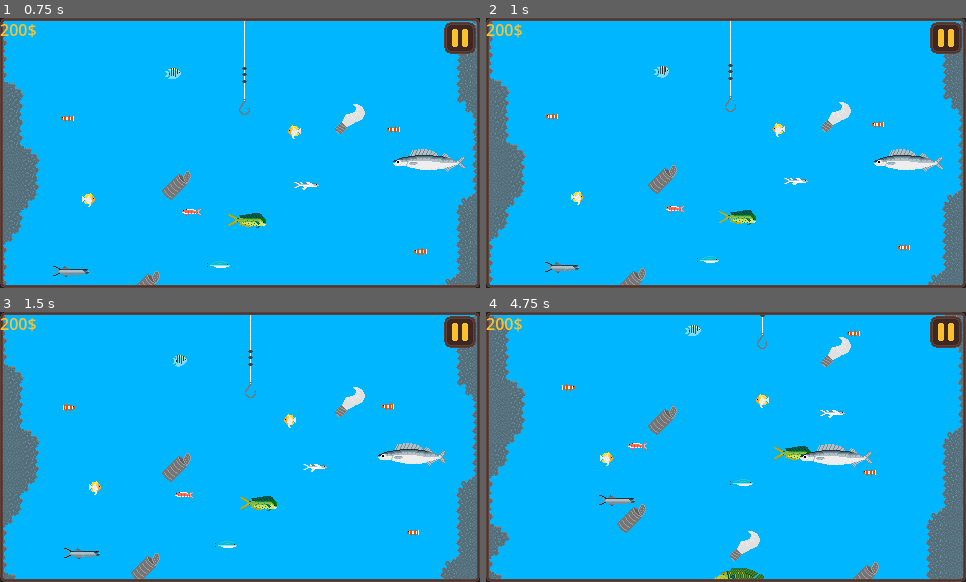
Above: before the commit, frames 1-4 (two rows, left to right).
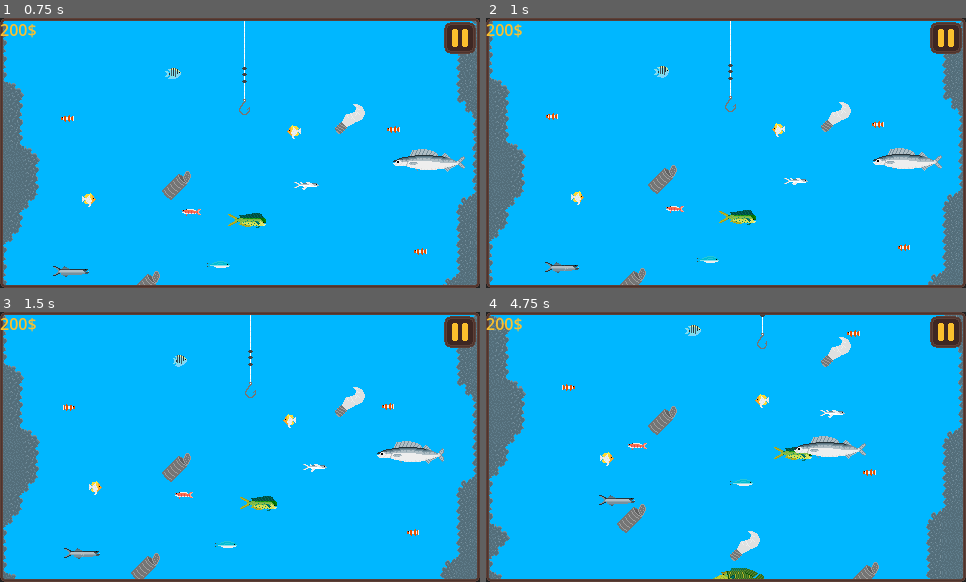
Above: after the commit, the same moments.

Repository: RaddiZeCat/HookLineAndSinkerGodot
Game: Godot game, scene res://Maps/main_menu.tscn
Same seed, same stepped clock (60 frames per second), same inputs: the game is played once before the commit and once after it.
Inputs (mouse positions are in pixels of both pictures, inside the frame that each line leads up to):
- Up to frame 1 (0.75 s): click "Play" at 0.5 s
- Up to frame 2 (1 s): no input
- Up to frame 3 (1.5 s): move the mouse to (345, 433) at 1.27 s; press the mouse at (345, 433) at 1.28 s; hold D (move_right) from 1.28 s (still down)
- Up to frame 4 (4.75 s): move the mouse to (630, 460) at 2.02 s; release D (move_right) at 2.03 s; release the mouse at (630, 460) at 2.03 s; hold S (move_down) 2.03-2.78 s; click (630, 460) at 2.1 s; move the mouse to (774, 387) at 2.77 s; press the mouse at (774, 387) at 2.78 s; hold D (move_right) 2.78-3.53 s; move the mouse to (702, 501) at 3.52 s; release the mouse at (702, 501) at 3.53 s; hold W (move_up) 3.53-4.28 s; click (702, 501) at 3.6 s; move the mouse to (870, 487) at 4.27 s; press the mouse at (870, 487) at 4.28 s; hold A (move_left) from 4.28 s (still down)

Frame 1 is identical in both runs. In frame 2, 0.4% of the frame differs, in the area x 80-96%, y 48-58%; in frame 3, 0.6%; in frame 4, 1.1%, in the area x 64-81%, y 45-58%.

Commit message:
Readjustments

Diff:
--- a/Maps/game_over_menu.tscn
+++ b/Maps/game_over_menu.tscn
@@ -100,6 +100,7 @@
 
 [node name="AudioStreamPlayer" type="AudioStreamPlayer" parent="."]
 stream = ExtResource("2_o8gw3")
+volume_db = -11.291
 autoplay = true
 
 [node name="AudioStreamPlayer2" type="AudioStreamPlayer" parent="."]
--- a/Maps/ocean_scene.tscn
+++ b/Maps/ocean_scene.tscn
@@ -383,7 +383,7 @@
 
 [sub_resource type="Curve2D" id="Curve2D_b5m50"]
 _data = {
-"points": PackedVector2Array(0, 0, 0, 0, 312, 78, 0, 0, 0, 0, 180, 181, 0, 0, 0, 0, 264, 190, 0, 0, 0, 0, 312, 78)
+"points": PackedVector2Array(0, 0, 0, 0, 312, 78, 0, 0, 0, 0, 224, 133, 0, 0, 0, 0, 260, 190, 0, 0, 0, 0, 312, 78)
 }
 point_count = 4
 
@@ -398,6 +398,12 @@
 "points": PackedVector2Array(0, 0, 0, 0, 282, 1323, 0, 0, 0, 0, 129, 1275, 0, 0, 0, 0, 184, 1341, 0, 0, 0, 0, 282, 1322)
 }
 point_count = 4
+
+[sub_resource type="Curve2D" id="Curve2D_vix23"]
+_data = {
+"points": PackedVector2Array(0, 0, 0, 0, 102, 917, 0, 0, 0, 0, 27, 886, 0, 0, 0, 0, 70, 846, 0, 0, 0, 0, 153, 878, 0, 0, 0, 0, 102, 917)
+}
+point_count = 5
 
 [node name="OceanScene" type="Node2D"]
 process_mode = 1
@@ -1866,7 +1872,7 @@
 
 [node name="PathFollow2D" type="PathFollow2D" parent="Fish&Paths/Gemfish2/Path2D"]
 position = Vector2(312, 78)
-rotation = 2.47898
+rotation = 2.58299
 
 [node name="Shortfin2" type="Node" parent="Fish&Paths"]
 
@@ -1897,6 +1903,20 @@
 [node name="PathFollow2D" type="PathFollow2D" parent="Fish&Paths/Marlin2/Path2D"]
 position = Vector2(282, 1323)
 rotation = -2.83759
+
+[node name="Flyingfish3" type="Node" parent="Fish&Paths"]
+
+[node name="Clownfish" parent="Fish&Paths/Flyingfish3" node_paths=PackedStringArray("PathPoint") instance=ExtResource("20_5kkhy")]
+position = Vector2(101, 918)
+PathPoint = NodePath("../Path2D/PathFollow2D")
+
+[node name="Path2D" type="Path2D" parent="Fish&Paths/Flyingfish3"]
+curve = SubResource("Curve2D_vix23")
+script = ExtResource("5_w1pj5")
+
+[node name="PathFollow2D" type="PathFollow2D" parent="Fish&Paths/Flyingfish3/Path2D"]
+position = Vector2(102, 917)
+rotation = -2.74965
 
 [connection signal="pressed" from="Camera2D/Control/ButtonPause" to="." method="_on_button_pause_pressed"]
 [connection signal="pressed" from="Camera2D/Control/Menu Paused/ButtonUnpause" to="." method="_on_button_unpause_pressed"]
--- a/Maps/victory_menu.tscn
+++ b/Maps/victory_menu.tscn
@@ -127,6 +127,7 @@
 
 [node name="AudioStreamPlayer" type="AudioStreamPlayer" parent="."]
 stream = ExtResource("2_67crl")
+volume_db = -11.886
 autoplay = true
 
 [node name="AudioStreamPlayer2" type="AudioStreamPlayer" parent="."]
Not shown: 1 places in Maps/ocean_scene.tscn that only renumber resources
Not shown, changed: export_presets.cfg
